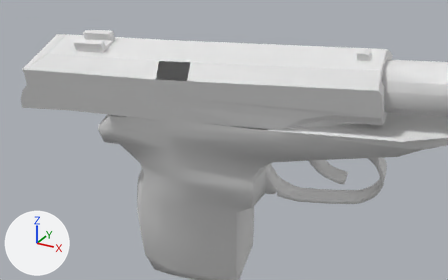
The OBJ model Vertex_Animation_Compiler/Assets/Makarov_Pistol_Reload193.obj as it was, and as the next commit left it.
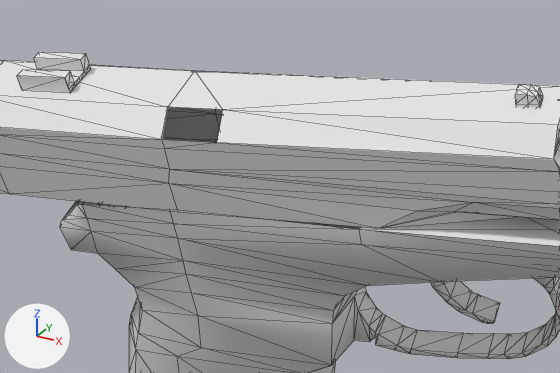
Old and new are each drawn whole from a 50 mm lens placed at (0.4756, -0.307, 0.021), pointed at (0.3809, -0.1348, -0.0651) and again close up on the part from 14% to 85% of the width and 0% to 76% of the height. Arrows for +X, +Y and +Z are at lower left; the lights stay in place. The close-ups show mesh edges as thin lines. Where no turn or scale is listed for an object, it has been applied to the vertices.

Names of what the first close-up shows: 'Rest_of_the_gun_Sphere', 'Top_Slider_Sphere.001'.
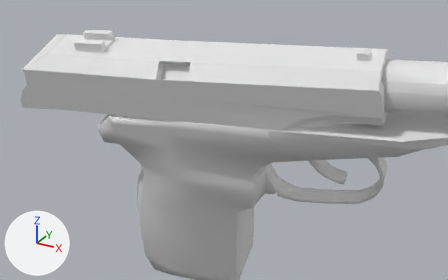
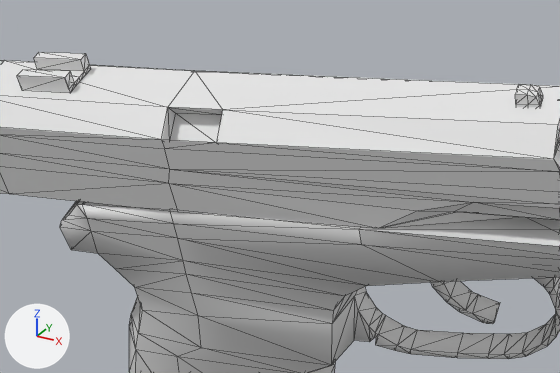
Boxes [x1, y1, x2, y2] around the edits, measured in the close-ups (560 x 373 px):
part 1 of me_rest_of_the_gun_sphere, added: after [77, 201, 360, 229]
part 2 of me_top_slider_sphere_001, added: after [162, 107, 223, 143]

The change, as a list of edits to the scene's bpy script:
```text
Change me_rest_of_the_gun_sphere:
    where me_rest_of_the_gun_sphere.from_pydata(...)  # 272 vertices, 519 faces; spans x 0.322..0.472, y -0.138..-0.081, z -0.153..-0.032
    used by ob_rest_of_the_gun_sphere; location = (0.0, 0.0, 0.0)
    verts and faces of me_rest_of_the_gun_sphere; kept vertices keep their numbers, new ones are numbered from 272
    before: 164 (0.391, -0.106, -0.053), 166 (0.333, -0.138, -0.064) at pixel (76, 204), 175 (0.334, -0.138, -0.064) at pixel (82, 204), 178 (0.395, -0.13, -0.061) at pixel (359, 229), 179 (0.355, -0.135, -0.062) at pixel (169, 209)
    before: 180 (0.331, -0.114, -0.056), 181 (0.351, -0.111, -0.055) at pixel (215, 139), 183 (0.329, -0.114, -0.057)
    me_rest_of_the_gun_sphere part 1
    add faces += [(164, 181, 179), (175, 179, 181), (166, 175, 183), (164, 179, 178), (175, 181, 180), (175, 180, 183)]
Change me_top_slider_sphere_001:
    used by ob_top_slider_sphere_001; location = (0.0, 0.0, 0.0)
    remove me_top_slider_sphere_001.from_pydata(...)  # 127 vertices, 227 faces; spans x 0.2907..0.4322, y -0.1479..-0.1047, z -0.0662..-0.0306
    add me_top_slider_sphere_001.from_pydata(...)  # 131 vertices, 237 faces; spans x 0.2907..0.4322, y -0.1479..-0.1047, z -0.0662..-0.0306
    me_top_slider_sphere_001 part 2
    4 vertices are added at (0.3686, -0.1356, -0.0467), (0.3569, -0.1373, -0.0475), (0.3561, -0.1336, -0.042), (0.3678, -0.1319, -0.0412)
    10 new faces join them
```
